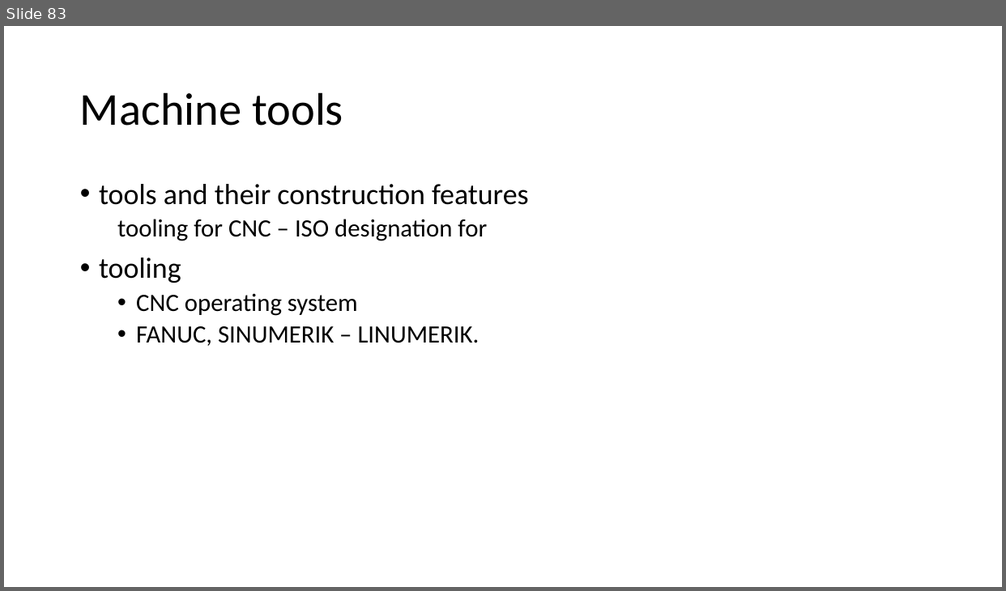
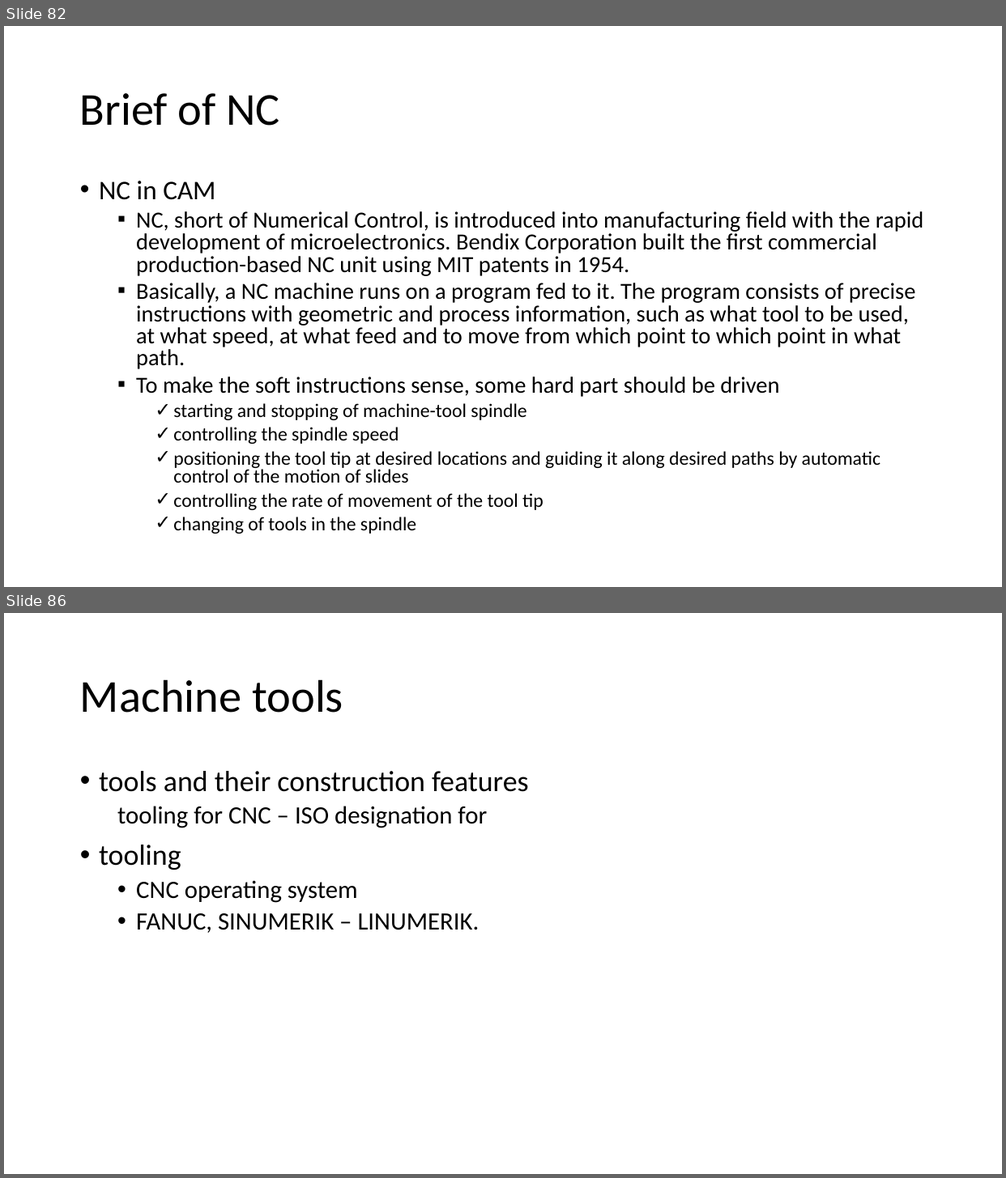
Before and after one commit to Jinny-Ching/cad_cam_course, a slide deck: CAD_CAM.pptx. Shown one above the other, each under a label of ours: slide 83 before the commit, slides 82 and 86 after it; the slides between them are not shown. The pictures are 1006x591 and 1006x1178 pixels, drawn with LibreOffice and Linux fonts; fonts in the diff are those of the drawing. Boxes give left, top, right and bottom in pixels: in the first picture for what was removed or moved away, otherwise in the second. Text is boxed around its words. In the diff, an @@ line names an element or a change of style, - is before the commit and + after.

Commit message:
cam part begin

```diff
--- a/CAD_CAM.pptx
+++ b/CAD_CAM.pptx
@@ slide 82 added at (4, 26, 1002, 587), background #FFFFFF @@
@@ title added at (80, 93, 280, 126), 44 pt, text #000000 @@
+Brief of NC
@@ text added at (99, 181, 923, 534), 22.2 pt, text #000000 @@
+• NC in CAM
+  ▪ NC, short of Numerical Control, is introduced into manufacturing field with the rapid development of microelectronics. Bendix Corporation built the first commercial production-based NC unit using MIT patents in 1954.
+  ▪ Basically, a NC machine runs on a program fed to it. The program consists of precise instructions with geometric and process information, such as what tool to be used, at what speed, at what feed and to move from which point to which point in what path.
+  ▪ To make the soft instructions sense, some hard part should be driven
+    ✓ starting and stopping of machine-tool spindle
+    ✓ controlling the spindle speed
+    ✓ positioning the tool tip at desired locations and guiding it along desired paths by automatic control of the motion of slides
+    ✓ controlling the rate of movement of the tool tip
+    ✓ changing of tools in the spindle
@@ what was slide 83 is now slide 86 @@
```
Also in this commit, not shown: 1 slide changed, 2 other slides added.
